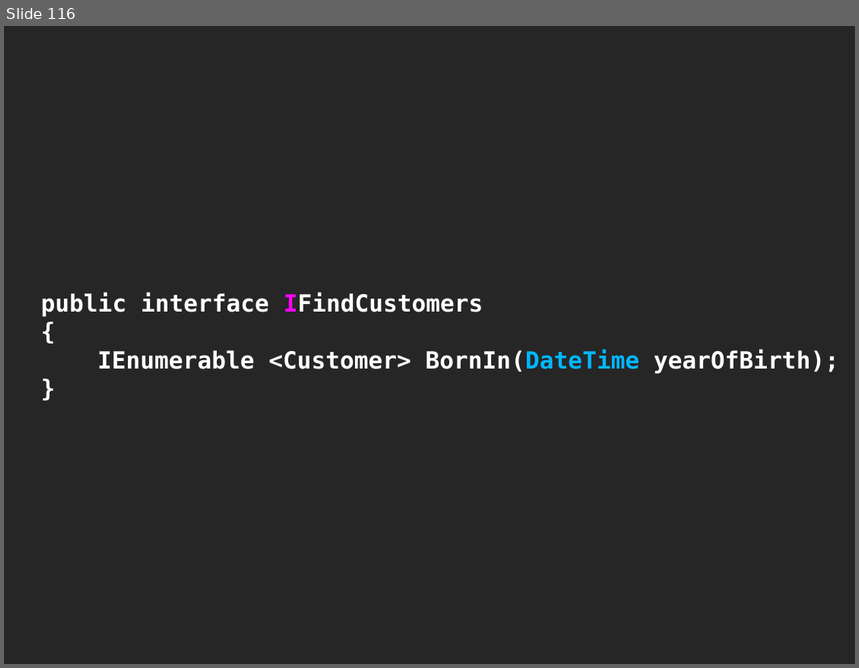
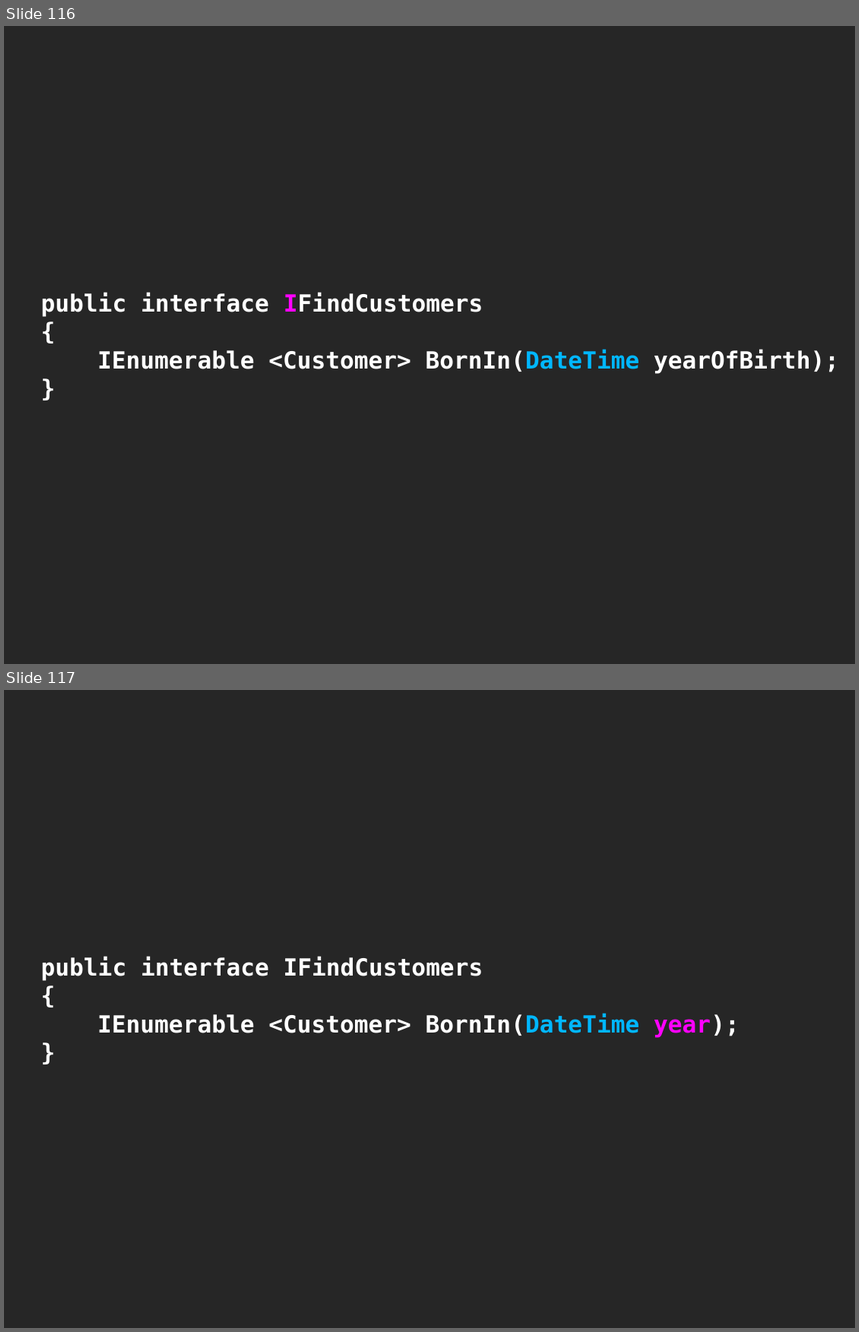
Before and after one commit to cessor/empathiccode, a slide deck: WeaselWords-DotnetDevCon.pptx. Shown one above the other, each under a label of ours: slide 116 before the commit, slides 116 and 117 after it. The pictures are 859x668 and 859x1332 pixels, drawn with LibreOffice and Linux fonts; fonts in the diff are those of the drawing. Boxes give left, top, right and bottom in pixels: in the first picture for what was removed or moved away, otherwise in the second. Text is boxed around its words. In the diff, an @@ line names an element or a change of style, - is before the commit and + after.

Commit message:
Finalized. The session was good!

```diff
--- a/WeaselWords-DotnetDevCon.pptx
+++ b/WeaselWords-DotnetDevCon.pptx
@@ slide 117 added at (4,690,855,1328), background #FFFFFF @@
@@ title added at (4,690,855,1328), fill #262626, 20 pt, text #FFFFFF, bold @@
+public interface IFindCustomers
+{
+IEnumerable <Customer> BornIn(DateTime year);
+}
```
